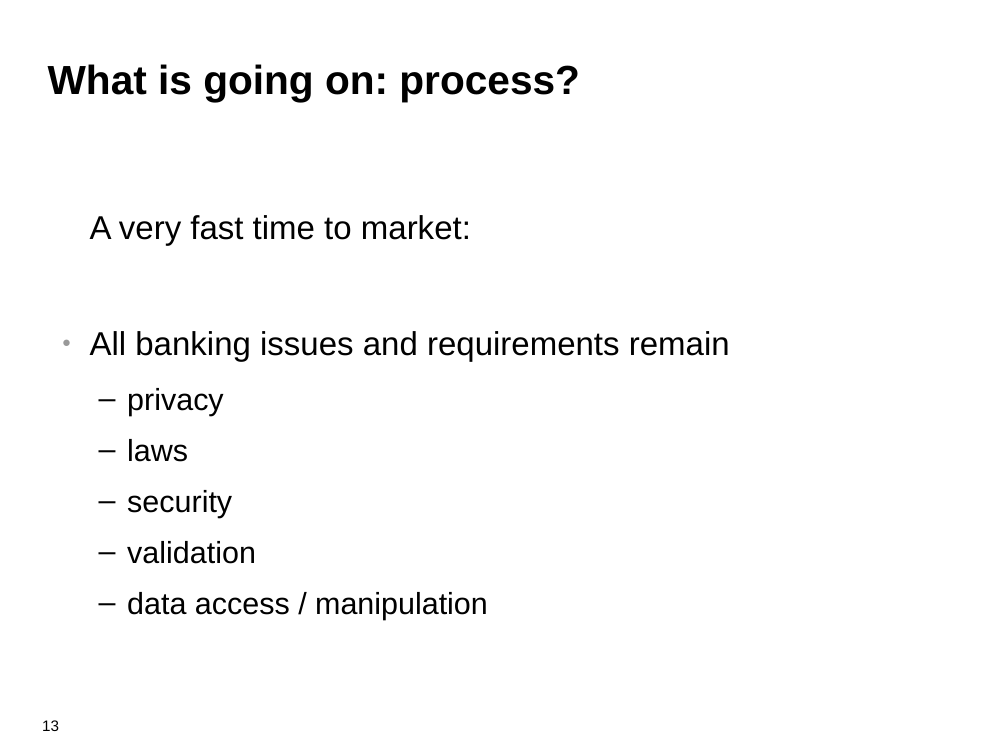
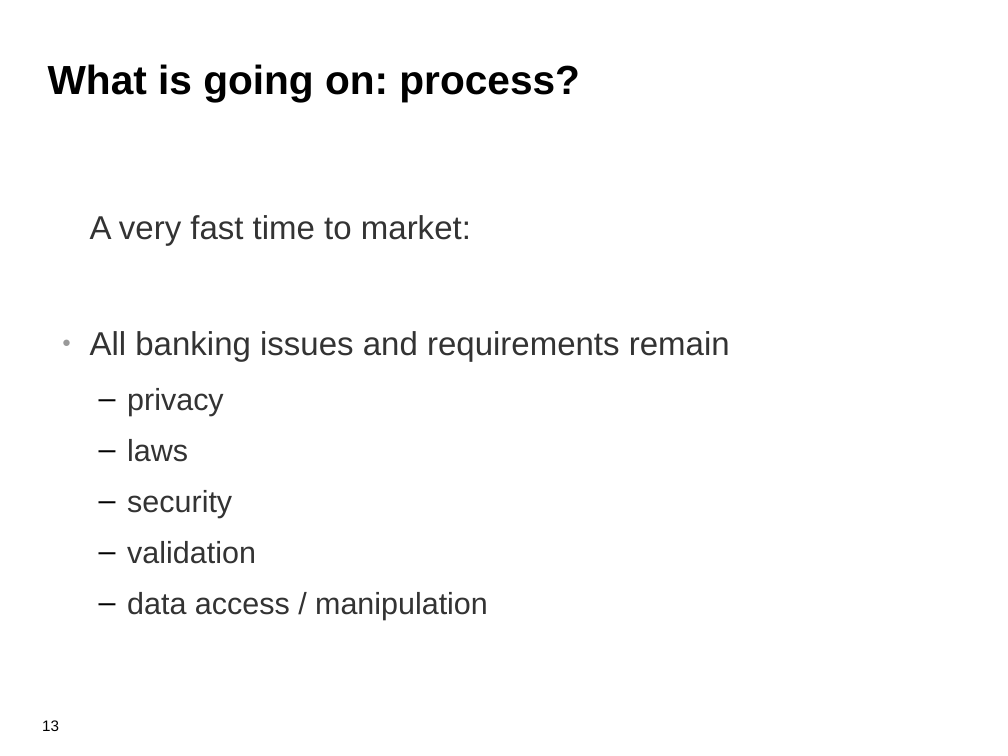
Before and after one commit to eschabell/presentations, a slide deck: slide 13 of teaching/ru_gast_college_req_engineering_may2012.odp. Drawn at 1008x756 pixels with LibreOffice and Linux fonts; fonts in the diff are those of the drawing; background and template pictures are left out. Boxes give left, top, right and bottom in pixels: in the first picture for what was removed or moved away, otherwise in the second. Text is boxed around its words. In the diff, an @@ line names an element or a change of style, - is before the commit and + after.

```diff
--- a/teaching/ru_gast_college_req_engineering_may2012.odp
+++ b/teaching/ru_gast_college_req_engineering_may2012.odp
@@ text "A very fast time to ..." at (90, 215, 730, 619): text colour #000000 to #333333 @@
```
Also in this commit, not shown: 10 other slides changed.
